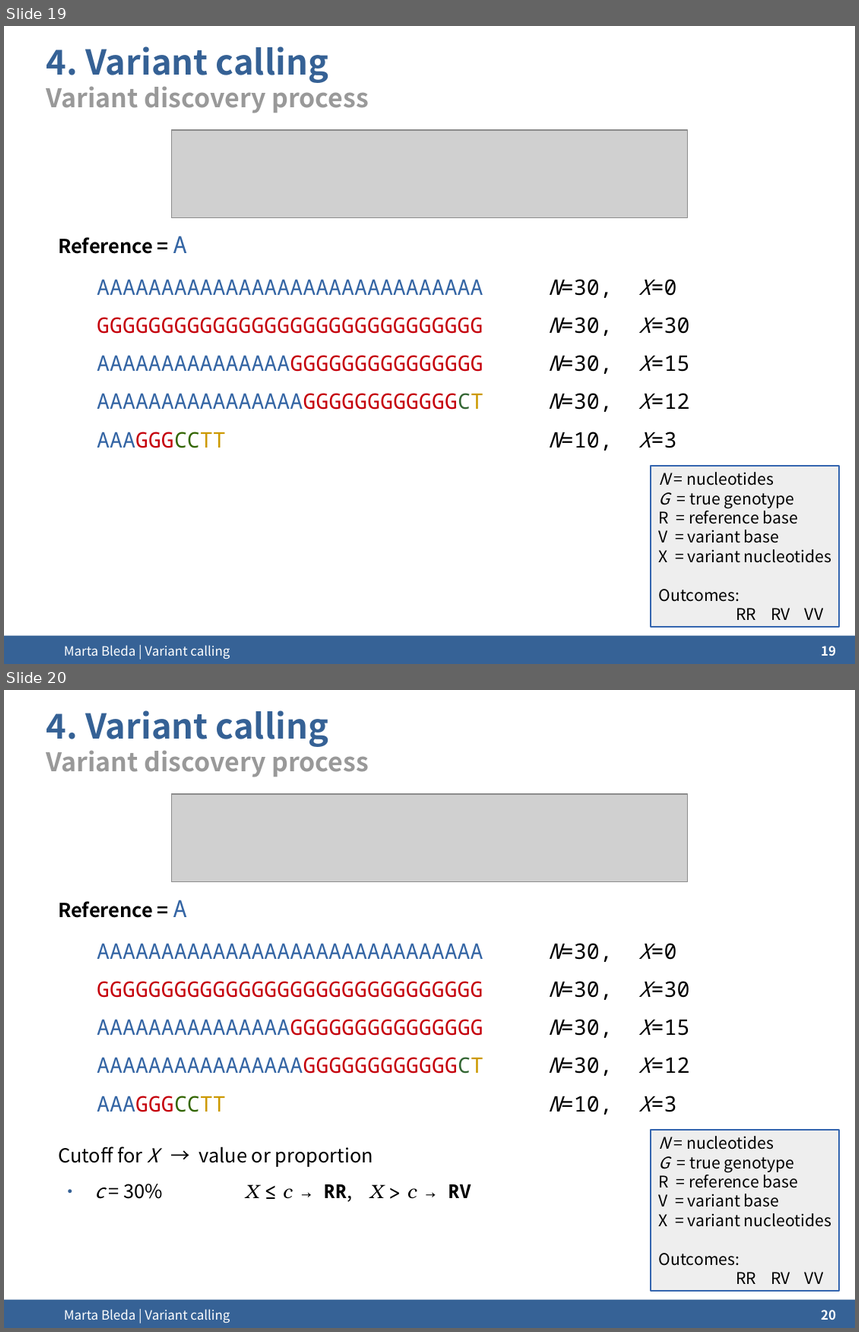
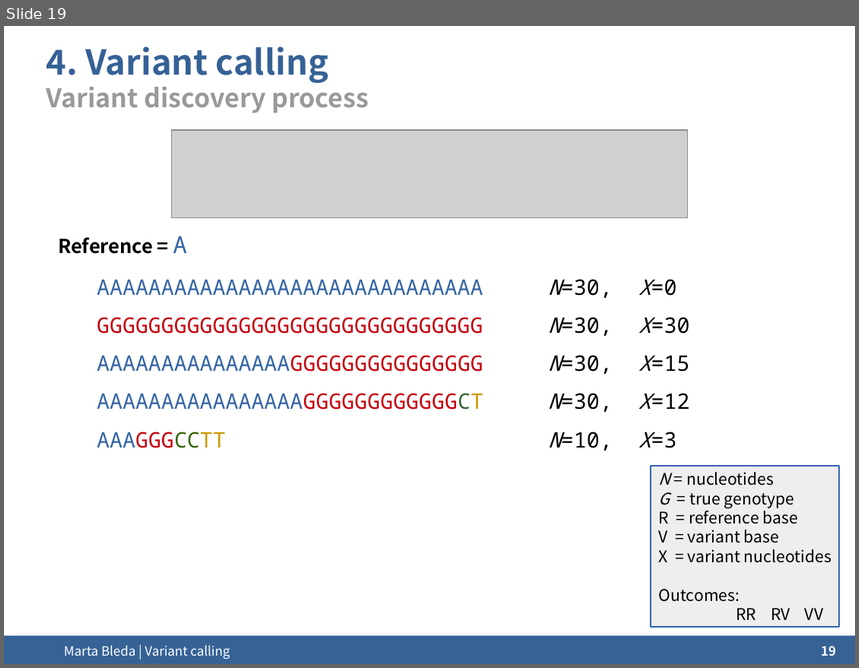
Before and after one commit to ngs-course/ngs-course.github.io, a slide deck: Course_Materials/variant_calling/presentation/2015-Cambridge_variant_calling.odp. Shown one above the other, each under a label of ours: slides 19 and 20 before the commit, slide 19 after it. The pictures are 859x1332 and 859x668 pixels, drawn with LibreOffice and Linux fonts; fonts in the diff are those of the drawing; grey boxes stand for pictures; background and template pictures are left out. Boxes give left, top, right and bottom in pixels: in the first picture for what was removed or moved away, otherwise in the second. Text is boxed around its words. In the diff, an @@ line names an element or a change of style, - is before the commit and + after.

Commit message:
Calling: updated presentation

```diff
--- a/Course_Materials/variant_calling/presentation/2015-Cambridge_variant_calling.odp
+++ b/Course_Materials/variant_calling/presentation/2015-Cambridge_variant_calling.odp
@@ slide 20 removed at [4, 690, 855, 1328], background #FFFFFF; not listed: 1 template element that a slide beside it also shows @@
@@ title removed at [47, 711, 368, 777] @@
-4. Variant calling
-Variant discovery process
@@ picture removed at [172, 794, 688, 882] @@
@@ text removed at [58, 900, 690, 1202] @@
-Reference = A
-AAAAAAAAAAAAAAAAAAAAAAAAAAAAAA N=30, X=0
-GGGGGGGGGGGGGGGGGGGGGGGGGGGGGG N=30, X=30
-AAAAAAAAAAAAAAAGGGGGGGGGGGGGGG N=30, X=15
-AAAAAAAAAAAAAAAAGGGGGGGGGGGGCT N=30, X=12
-AAAGGGCCTT N=10, X=3
-Cutoff for X → value or proportion
-● c = 30% X ≤ c → RR, X > c → RV
@@ rectangle removed at [651, 1130, 839, 1291] @@
-N = nucleotides
-G = true genotype
-R = reference base
-V = variant base
-X = variant nucleotides
-Outcomes:
-RR RV VV
@@ text removed at [64, 1309, 230, 1323] @@
-Marta Bleda | Variant calling
@@ page number removed at [821, 1310, 836, 1320] @@
-20
```
Also in this commit, not shown: 3 slides changed, 1 other slide removed, 1 other file.
